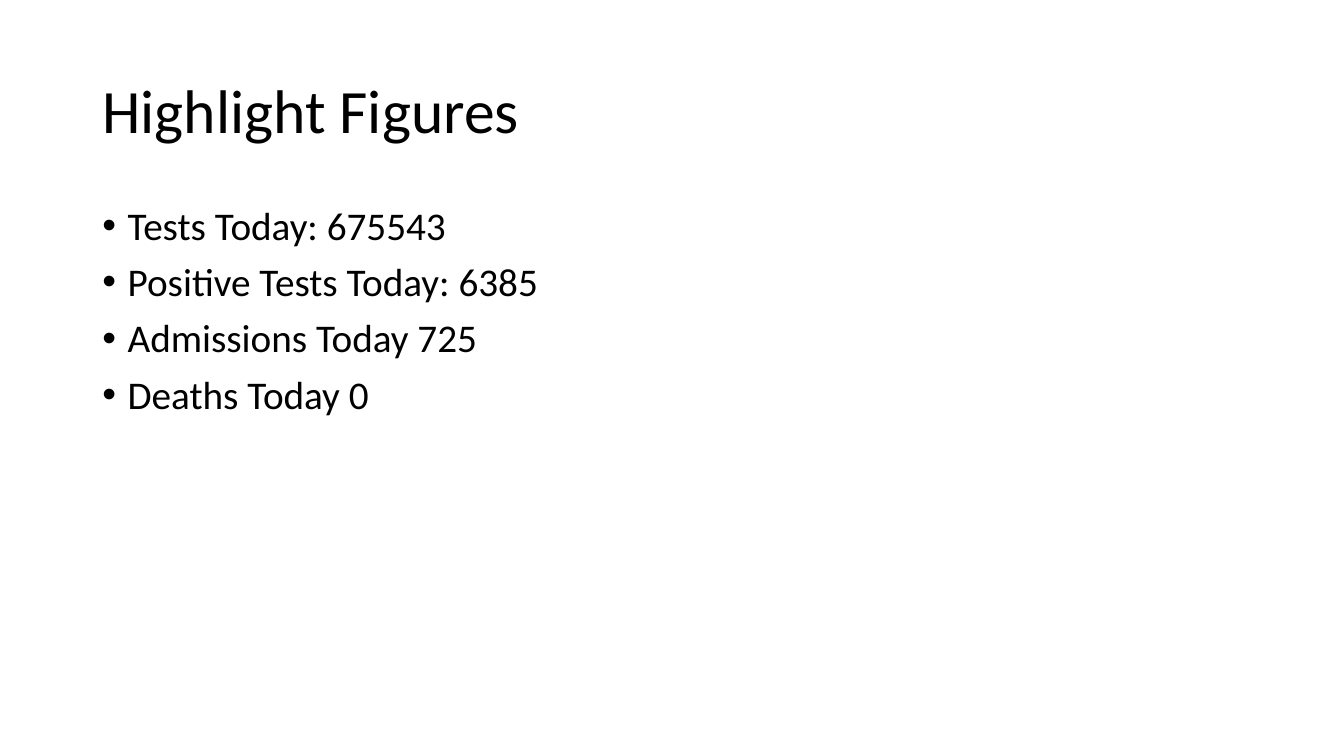
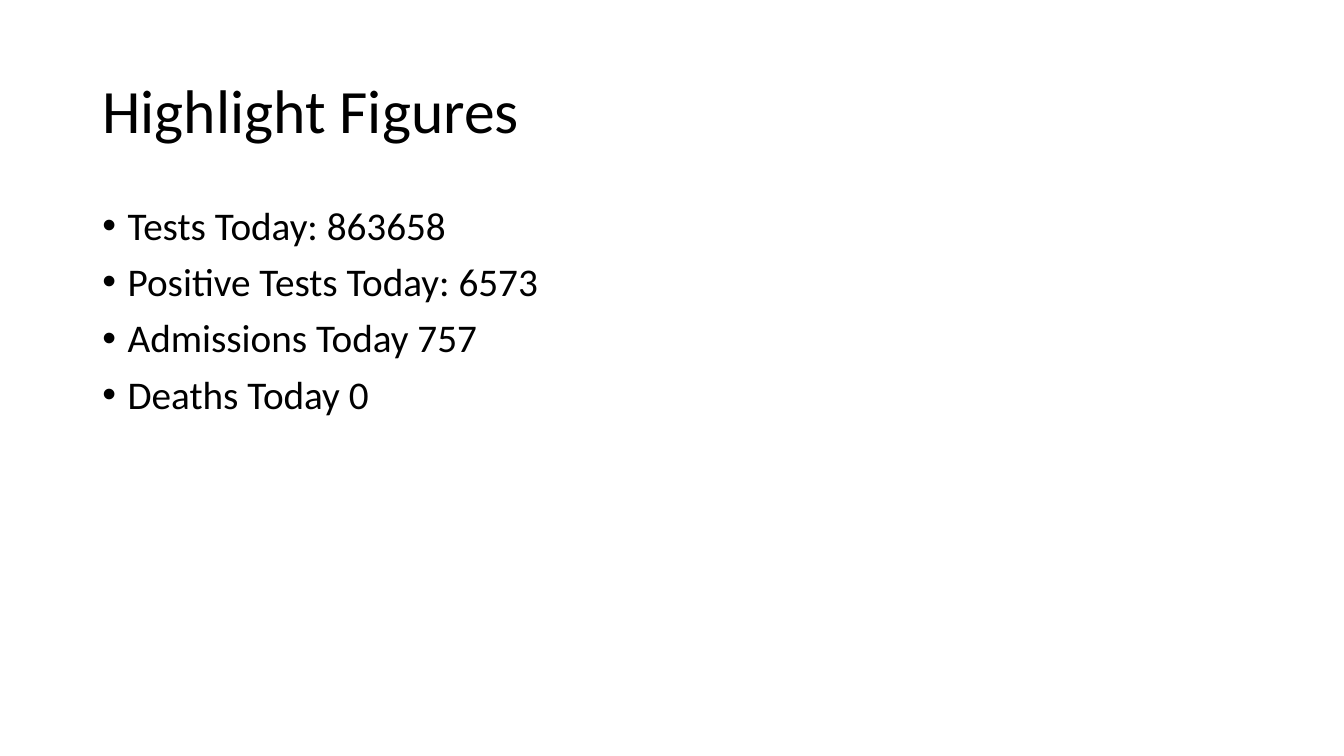
Before and after one commit to evolvedlight/uk_covid_slides, a slide deck: slide 2 of CovidData.pptx. Drawn at 1344x756 pixels with LibreOffice and Linux fonts; fonts in the diff are those of the drawing. Boxes give left, top, right and bottom in pixels: in the first picture for what was removed or moved away, otherwise in the second. Text is boxed around its words. In the diff, an @@ line names an element or a change of style, - is before the commit and + after.

Commit message:
Add updated figures

```diff
--- a/CovidData.pptx
+++ b/CovidData.pptx
@@ text at [128, 212, 538, 359]: text changed @@
-• Tests Today: 675543
-• Positive Tests Today: 6385
-• Admissions Today 725
+• Tests Today: 863658
+• Positive Tests Today: 6573
+• Admissions Today 757
```
